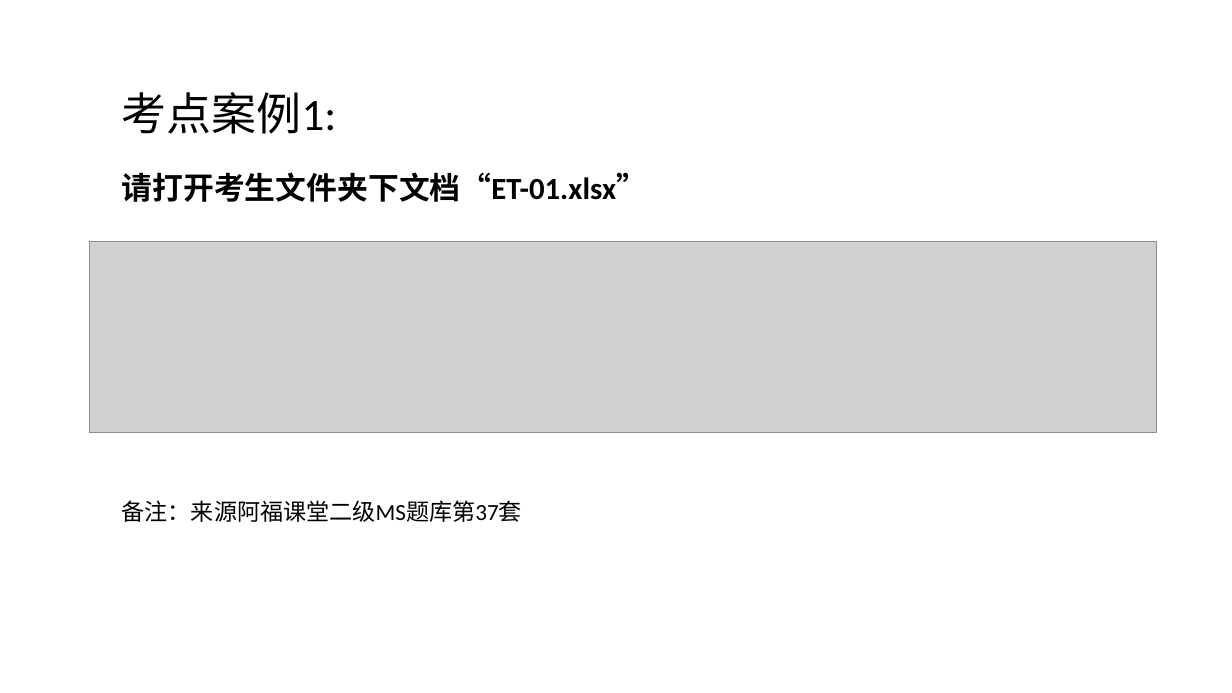
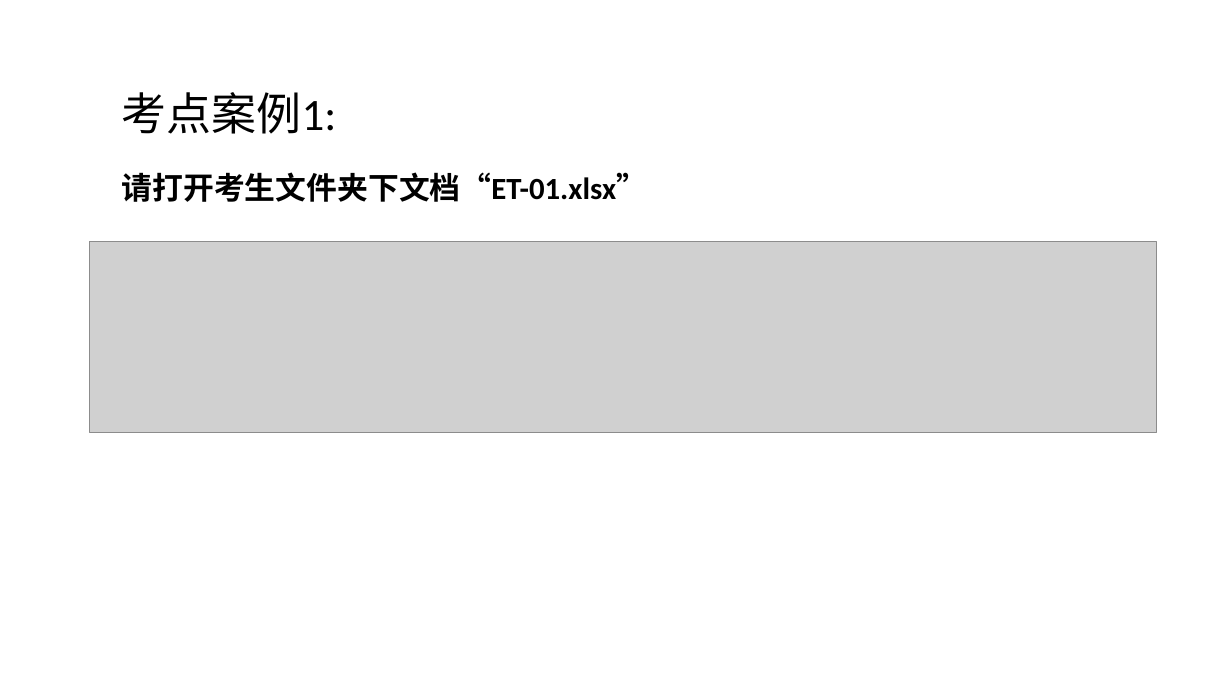
Before and after one commit to huhuiyu/ncre, a slide deck: slide 2 of wps/excel/16-获取外部数据/课件.pptx. Drawn at 1232x693 pixels with LibreOffice and Linux fonts; fonts in the diff are those of the drawing; grey boxes stand for pictures. Boxes give left, top, right and bottom in pixels: in the first picture for what was removed or moved away, otherwise in the second. Text is boxed around its words. In the diff, an @@ line names an element or a change of style, - is before the commit and + after.

```diff
--- a/wps/excel/16-获取外部数据/课件.pptx
+++ b/wps/excel/16-获取外部数据/课件.pptx
@@ text removed at (x1=122, y1=500, x2=522, y2=522) @@
-备注：来源阿福课堂二级MS题库第37套
```
Also in this commit, not shown: 6 other files.
